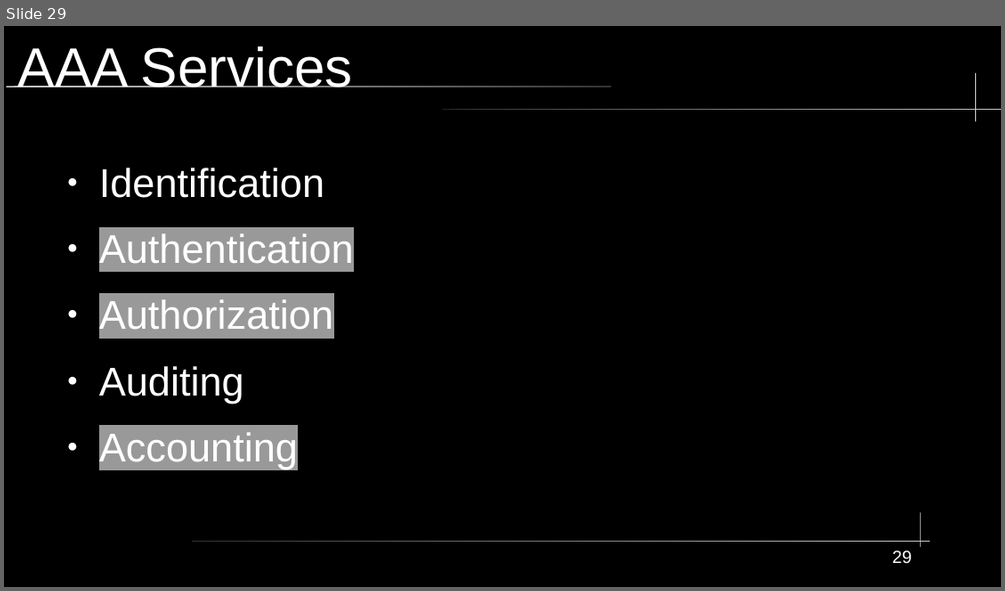
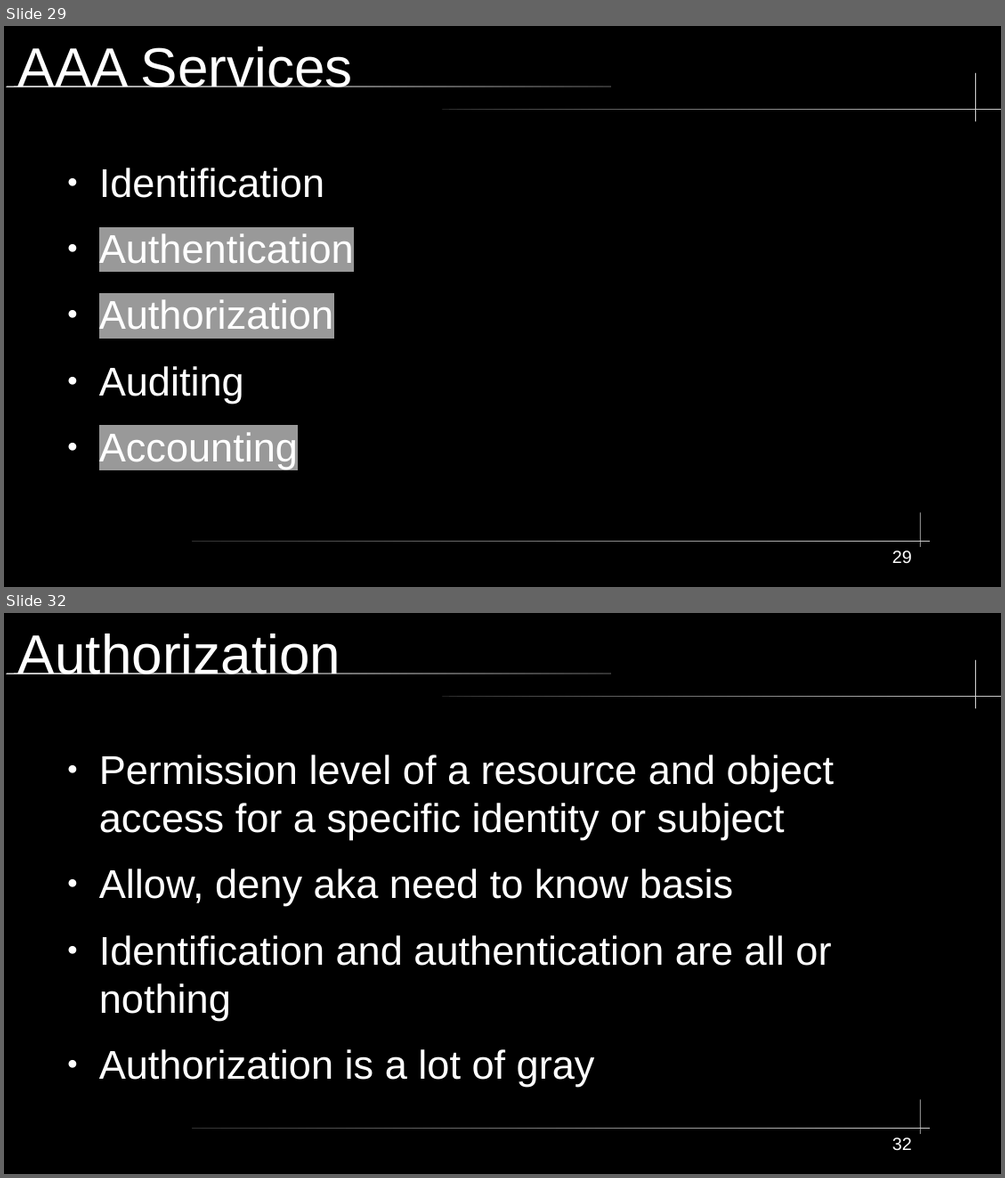
Before and after one commit to City-Colleges-of-Chicago-Cybersecurity/COMPSFI-214, a slide deck: 2026/Spring/powerpoints/Chapter-01-Security-Governance-Through-Principles-and-Policies.odp. Shown one above the other, each under a label of ours: slide 29 before the commit, slides 29 and 32 after it; the slides between them are not shown. The pictures are 1005x591 and 1005x1178 pixels, drawn with LibreOffice and Linux fonts; fonts in the diff are those of the drawing. Boxes give left, top, right and bottom in pixels: in the first picture for what was removed or moved away, otherwise in the second. Text is boxed around its words. In the diff, an @@ line names an element or a change of style, - is before the commit and + after.

```diff
--- a/2026/Spring/powerpoints/Chapter-01-Security-Governance-Through-Principles-and-Policies.odp
+++ b/2026/Spring/powerpoints/Chapter-01-Security-Governance-Through-Principles-and-Policies.odp
@@ slide 32 added at (x1=4, y1=613, x2=1001, y2=1174), background #000000; not listed: 5 template elements that a slide beside it also shows @@
@@ title added at (x1=18, y1=633, x2=340, y2=674), 44 pt, text #FFFFFF @@
+Authorization
@@ text added at (x1=99, y1=755, x2=833, y2=1086), 32 pt, text #FFFFFF @@
+● Permission level of a resource and object access for a specific identity or subject
+● Allow, deny aka need to know basis
+● Identification and authentication are all or nothing
+● Authorization is a lot of gray
@@ page number added at (x1=892, y1=1137, x2=912, y2=1151), 14 pt, text #FFFFFF @@
+32
```
Also in this commit, not shown: 11 other slides added, 1 slide removed.
